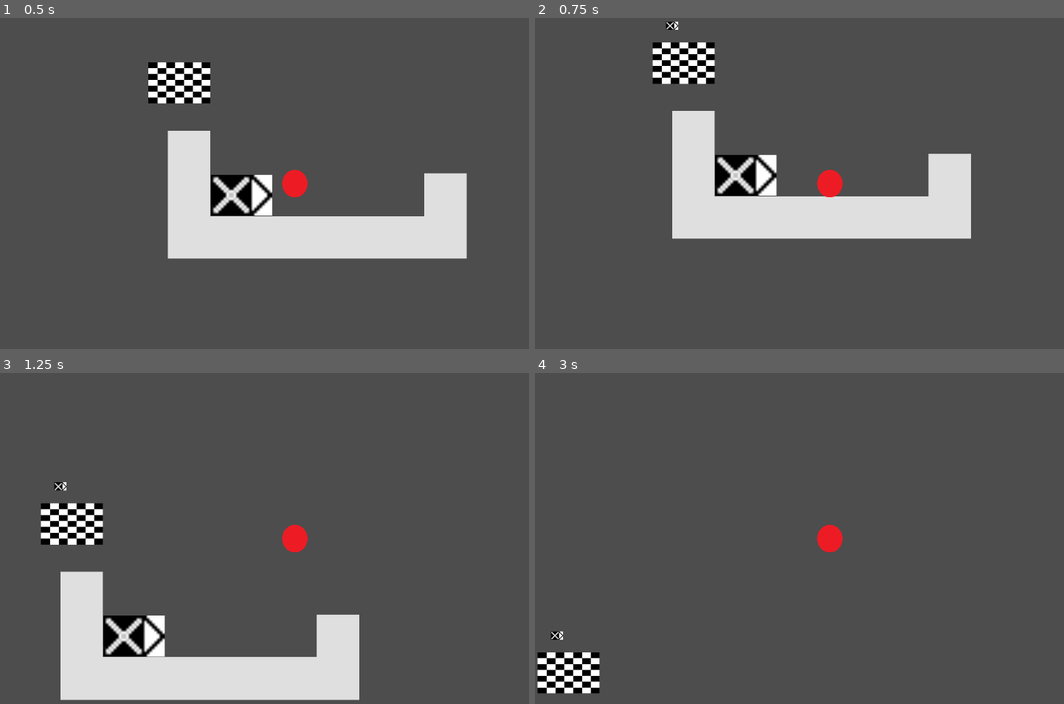
Above: before the commit, frames 1-4 (two rows, left to right).
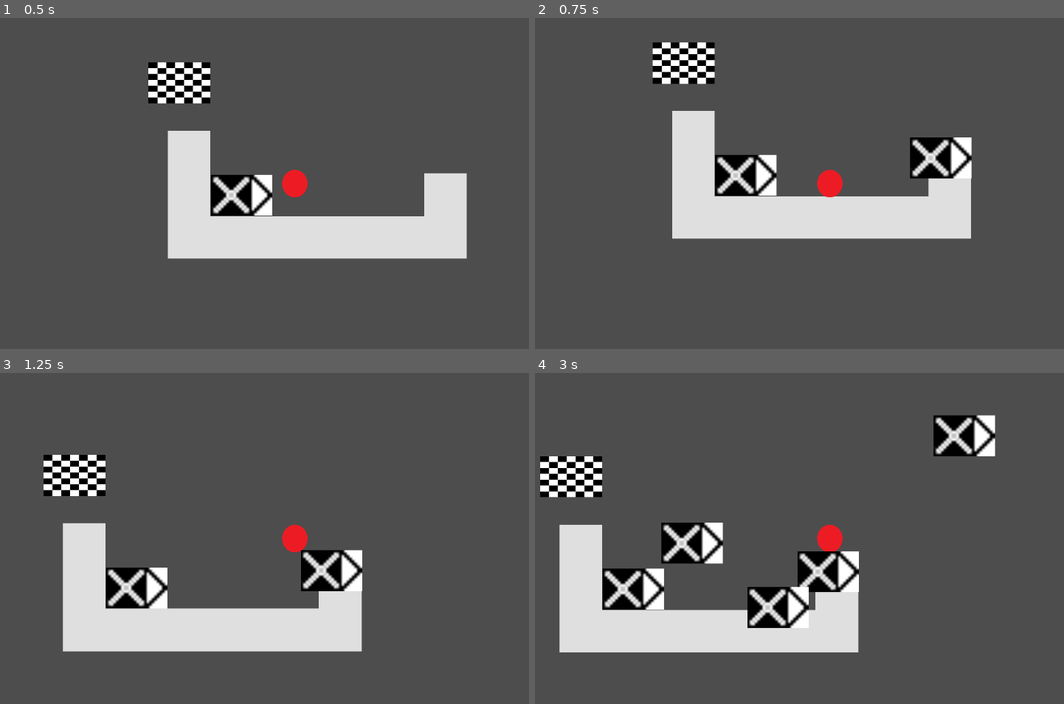
Above: after the commit, the same moments.

Repository: SomeFamousPerson/major-project
Game: Godot game, scene res://main.tscn
Same seed, same stepped clock (60 frames per second), same inputs: the game is played once before the commit and once after it.
Inputs (mouse positions are in pixels of both pictures, inside the frame that each line leads up to):
- Up to frame 1 (0.5 s): no input
- Up to frame 2 (0.75 s): move the mouse to (958, 166) at 0.52 s; hold D (right) from 0.53 s (still down); click (958, 166) at 0.6 s
- Up to frame 3 (1.25 s): keep holding D (right); tap Space (jump) at 0.77 s
- Up to frame 4 (3 s): move the mouse to (709, 555) at 1.27 s; click (709, 555) at 1.35 s; tap Space (jump) at 1.52 s; move the mouse to (889, 465) at 2.02 s; release D (right) at 2.03 s; hold A (left) 2.03-2.78 s; click (889, 465) at 2.1 s; move the mouse to (799, 604) at 2.77 s; hold D (right) from 2.78 s (still down); click (799, 604) at 2.85 s

Frame 1 is identical in both runs. In frame 2, 1.3% of the frame differs, in the area x 24-83%, y 1-49%; in frame 3, 20%, in the area x 7-69%, y 24-99%; in frame 4, 19%.

Commit message:
made swapper tile placement follow the mouse properly
TODO: make it fit into grid quares properly

Diff:
--- a/levels/level_1.tscn
+++ b/levels/level_1.tscn
@@ -32,7 +32,6 @@
 
 [node name="tile_swapper" parent="." instance=ExtResource("3_grvun")]
 position = Vector2(144, 293)
-scale = Vector2(5, 5)
 script = null
 
 [node name="Player" parent="." instance=ExtResource("2_t3bdi")]
--- a/levels/level_2.tscn
+++ b/levels/level_2.tscn
@@ -1,6 +1,7 @@
-[gd_scene load_steps=6 format=3 uid="uid://buh3iibs48uui"]
+[gd_scene load_steps=7 format=3 uid="uid://buh3iibs48uui"]
 
 [ext_resource type="Texture2D" uid="uid://d3cdu6rhv6lcf" path="res://assets/marble.png" id="1_4d6j2"]
+[ext_resource type="Script" path="res://levels/world.gd" id="1_s18xh"]
 [ext_resource type="PackedScene" uid="uid://yw1d3y0gt707" path="res://flag.tscn" id="2_1q6wt"]
 [ext_resource type="PackedScene" uid="uid://b6nvxutng2qx5" path="res://player.tscn" id="3_egdub"]
 
@@ -20,6 +21,7 @@
 sources/1 = SubResource("TileSetAtlasSource_7ouhf")
 
 [node name="Level1" type="Node2D"]
+script = ExtResource("1_s18xh")
 
 [node name="TileMap" type="TileMap" parent="."]
 scale = Vector2(5.96, 5.96)
--- a/levels/world.gd
+++ b/levels/world.gd
@@ -1,7 +1,7 @@
 extends Node2D
 var mouse = get_global_mouse_position()
 var atlas = Vector2i(0,0)
-var swappers_left = 1
+var swappers_remaining = 1
 var tileswapper = preload("res://tile_swapper.tscn")
 
 
@@ -10,11 +10,16 @@
 	#place tile-swappers
 	mouse = get_global_mouse_position()
 	if Input.is_action_just_pressed("click"):
-		var cell = Vector2i(mouse)/tilemap.tile_set.tile_size/Vector2i(tilemap.scale)
-		print("world position: ",cell)
-		print ("atlas position: ", tilemap.get_cell_atlas_coords(0, cell))
+		var cell = Vector2i(mouse)/tilemap.tile_set.tile_size#/Vector2i(tilemap.scale)
+		print("cell position: ",cell)
+		var world_pos = tilemap.map_to_local(cell)
+		print("world position: ",world_pos)
+		#print ("atlas position: ", tilemap.get_cell_atlas_coords(0, cell))
 		atlas = Vector2i(tilemap.get_cell_atlas_coords(0, cell))
-		if atlas == Vector2i(-1,-1) and swappers_left <= 1:
+		if atlas == Vector2i(-1,-1) and swappers_remaining <= 1:
 			print("valid spot")
 			var swapper = tileswapper.instantiate()
 			add_child(swapper)
+			swapper.top_level = true
+			swapper.position = world_pos
+			print("placed location: ", swapper.position)
--- a/player.gd
+++ b/player.gd
@@ -1,7 +1,7 @@
 extends CharacterBody2D
 
 const SPEED = 300.0
-const JUMP_VELOCITY = -500.0
+const JUMP_VELOCITY = -300.0
 var gravity = 250
 
 
--- a/tile_swapper.tscn
+++ b/tile_swapper.tscn
@@ -10,7 +10,9 @@
 script = ExtResource("1_d2yi8")
 
 [node name="Sprite2D" type="Sprite2D" parent="."]
+scale = Vector2(5, 5)
 texture = ExtResource("2_loe5d")
 
 [node name="CollisionShape2D" type="CollisionShape2D" parent="."]
+scale = Vector2(5, 5)
 shape = SubResource("RectangleShape2D_scgfj")
